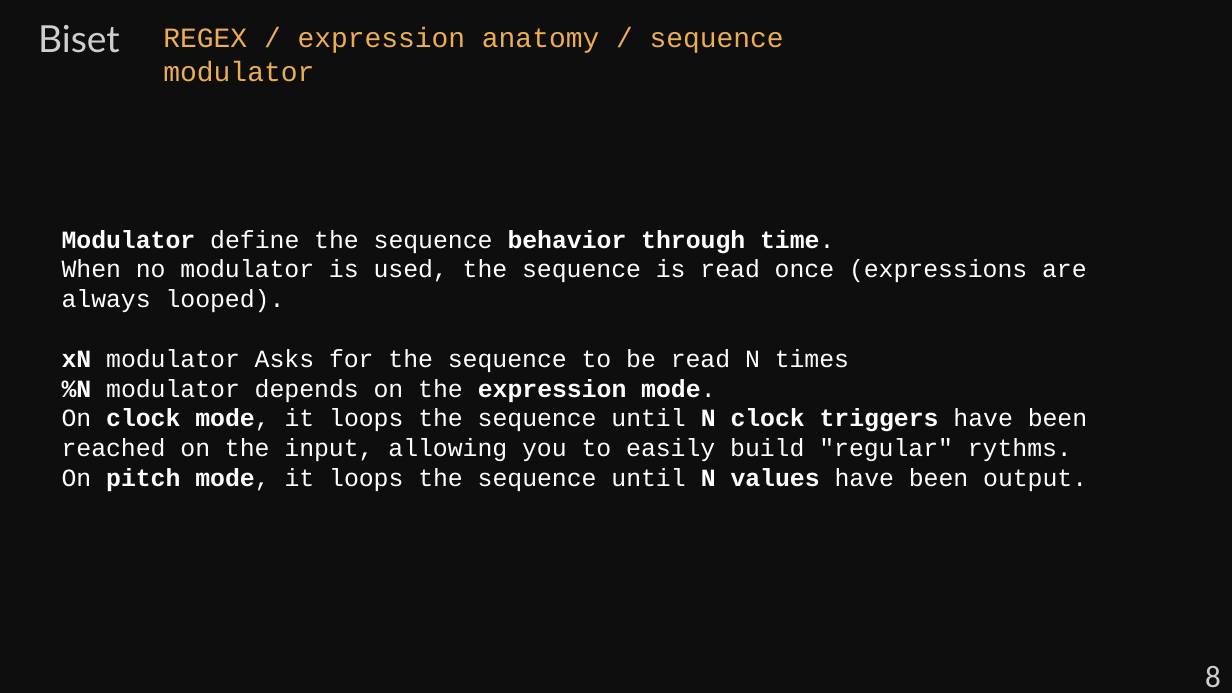
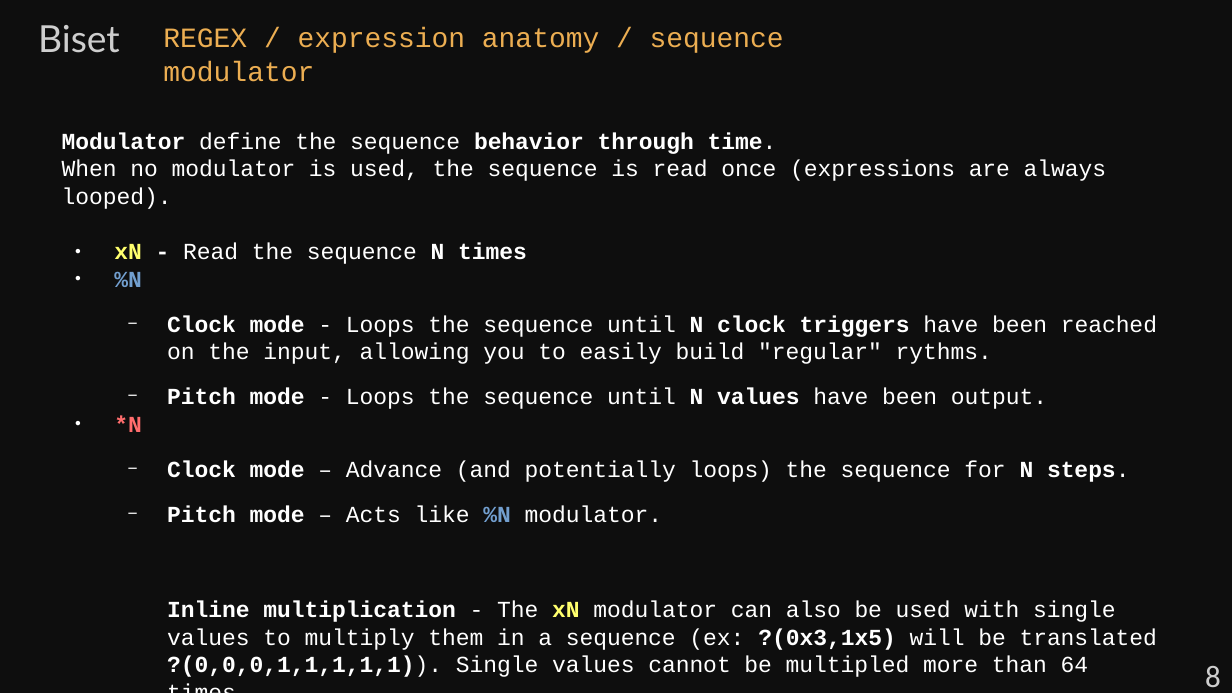
Before and after one commit to gibbonjoyeux/VCV-Biset, a slide deck: slide 9 of doc/Manual-Regex.odp. Drawn at 1232x693 pixels with LibreOffice and Linux fonts; fonts in the diff are those of the drawing. Boxes give left, top, right and bottom in pixels: in the first picture for what was removed or moved away, otherwise in the second. Text is boxed around its words. In the diff, an @@ line names an element or a change of style, - is before the commit and + after.

```diff
--- a/doc/Manual-Regex.odp
+++ b/doc/Manual-Regex.odp
@@ text "Modulator define the sequence behavior ...": place and size @@
-text "Modulator define the sequence behavior ..." at [62, 230, 1087, 491]
+text "Modulator define the sequence behavior ..." at [62, 132, 1157, 677]
@@ text at [62, 132, 1107, 209]: size 16 to 14.8 pt in "Modulator define the sequence behavior through time.", "When no modulator is used, the sequence ..." @@
@@ text at [114, 243, 1157, 677]: text changed; size 16 to 14.8 pt @@
-xN modulator Asks for the sequence to be read N times
-%N modulator depends on the expression mode.
-On clock mode, it loops the sequence until N clock triggers have been
-reached on the input, allowing you to easily build "regular" rythms.
-On pitch mode, it loops the sequence until N values have been output.
+● xN - Read the sequence N times
+● %N
+  − Clock mode - Loops the sequence until N clock triggers have been reached on the input, allowing you to easily build "regular" rythms.
+  − Pitch mode - Loops the sequence until N values have been output.
+● *N
+  − Clock mode – Advance (and potentially loops) the sequence for N steps.
+  − Pitch mode – Acts like %N modulator.
+Inline multiplication - The xN modulator can also be used with single values to multiply them in a sequence (ex: ?(0x3,1x5) will be translated ?(0,0,0,1,1,1,1,1)). Single values cannot be multipled more than 64 times
```
Also in this commit, not shown: 2 other slides changed, 1 slide added, 9 other files.
